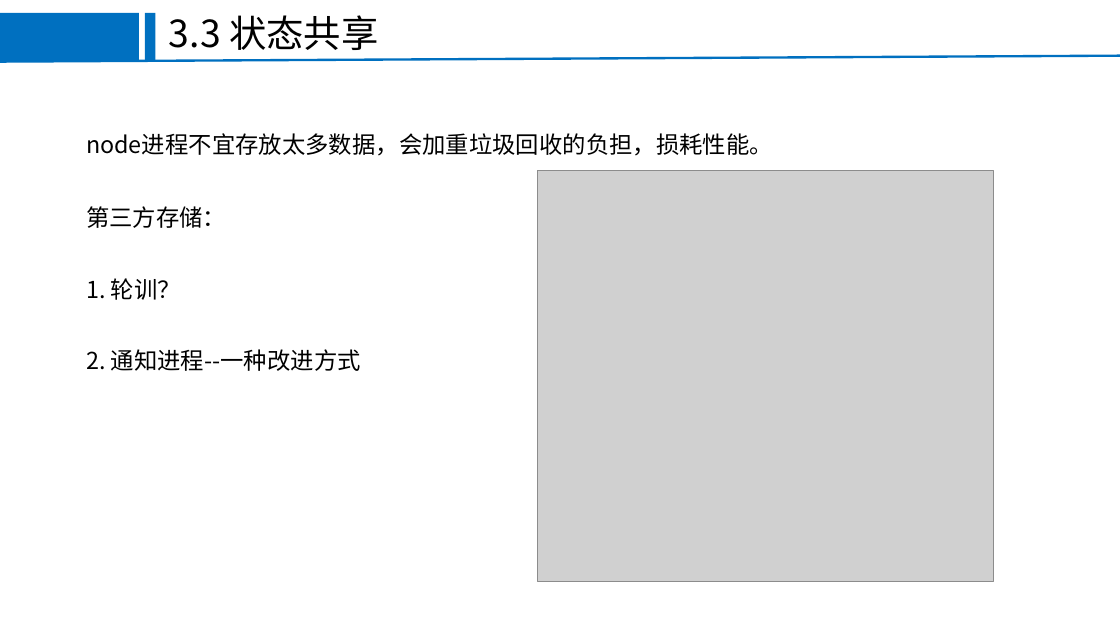
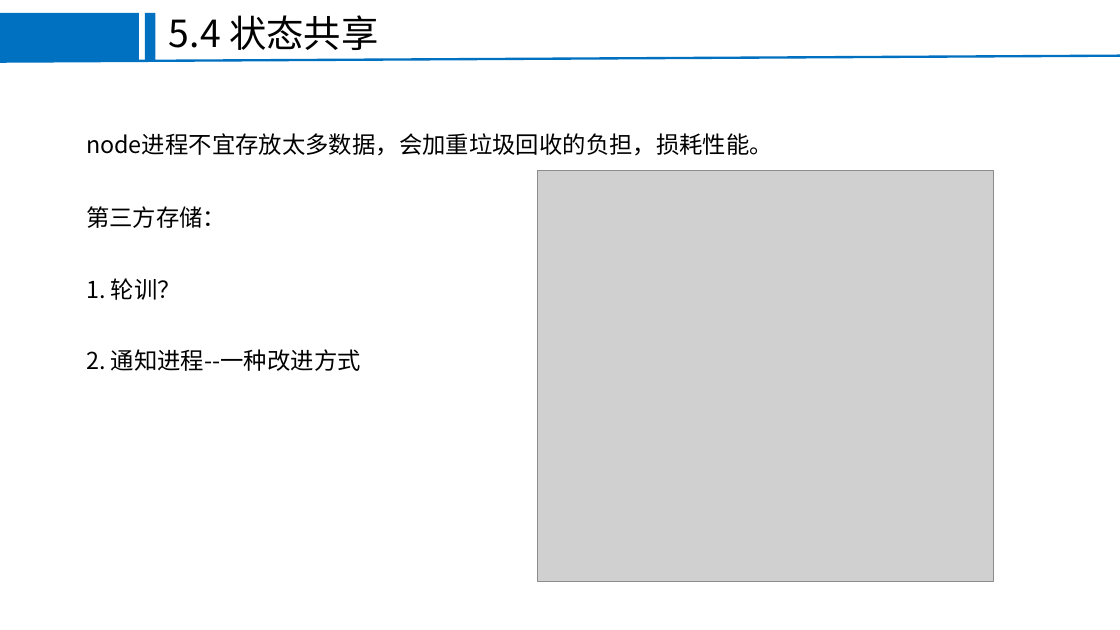
Before and after one commit to FEjohnny/demos, a slide deck: slide 10 of pm2/pm2.pptx (slide 16 before the commit). Drawn at 1120x630 pixels with LibreOffice and Linux fonts; fonts in the diff are those of the drawing; grey boxes stand for pictures; background and template pictures are left out. Boxes give left, top, right and bottom in pixels: in the first picture for what was removed or moved away, otherwise in the second. Text is boxed around its words. In the diff, an @@ line names an element or a change of style, - is before the commit and + after.

```diff
--- a/pm2/pm2.pptx
+++ b/pm2/pm2.pptx
@@ text at box(169, 15, 378, 50): text changed @@
-3.3 状态共享
+5.4 状态共享
```
Also in this commit, not shown: 11 other slides changed, 2 slides added, 1 slide removed, 3 other files.
